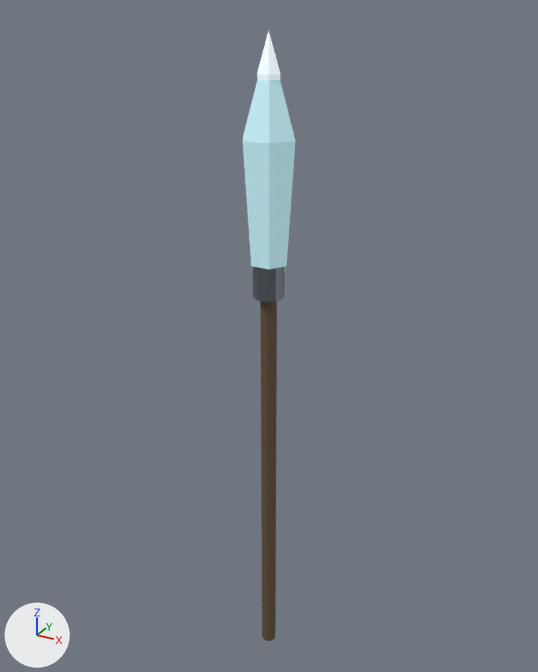
The glTF model assets/models/glb/crystal-weapon-spear.glb as it was, and as the next commit left it.
One viewpoint serves both versions: a 50 mm lens placed at (1.29, -2.34, 1.6), pointed at (-0.04, 0.07, 0.39). Arrows for +X, +Y and +Z are at lower left; the lights stay in place. The picture after the commit comes second.

Objects in the first picture: 'shaft', 'socket', 'spear-tip', 'spearhead'.
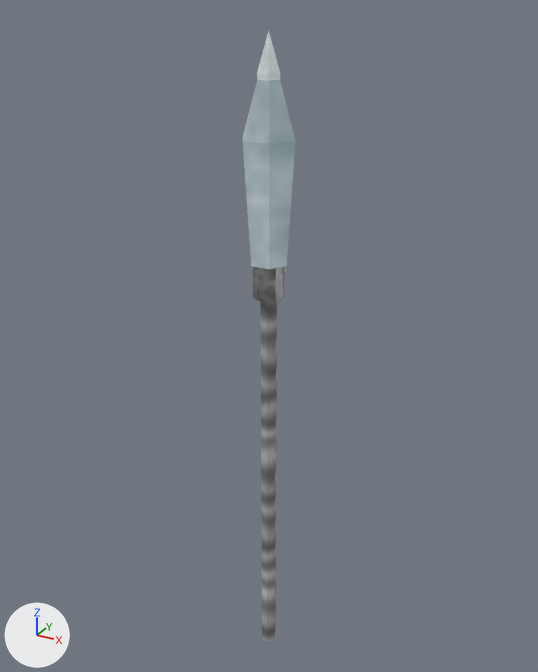
Changed parts and their boxes (x1, y1, x2, y2) in the pictures (538 x 672 px):
'spearhead', recoloured (cyan to grey): (243, 79, 295, 270) in both
'shaft', recoloured (brown to grey): (260, 301, 277, 641) in both
'spear-tip', recoloured (white to grey): (257, 31, 280, 80) in both

Diff of the bpy script that builds the scene:
```diff
--- a/assets/models/glb/crystal-weapon-spear.glb.py
+++ b/assets/models/glb/crystal-weapon-spear.glb.py
@@ img_b468ec73c82ed9a3 @@
+img_b468ec73c82ed9a3 = load_image('b468ec73c82ed9a3', '_unpacked/b468ec73c82ed9a3', 256, 256, 'sRGB')
@@ img_9ae8923ca45fb853 @@
+img_9ae8923ca45fb853 = load_image('9ae8923ca45fb853', '_unpacked/9ae8923ca45fb853', 256, 256, 'sRGB')
@@ mat_magenheim_crystal_weapon_crystal_weapon_spear_crystal_bright_stone @@
+mat_magenheim_crystal_weapon_crystal_weapon_spear_crystal_bright_stone = principled_material('magenheim.crystal-weapon.crystal-weapon-spear.crystal-bright.stone')
+mat_magenheim_crystal_weapon_crystal_weapon_spear_crystal_bright_stone.texture = img_b468ec73c82ed9a3
+mat_magenheim_crystal_weapon_crystal_weapon_spear_crystal_bright_stone.metallic = 0.02
+mat_magenheim_crystal_weapon_crystal_weapon_spear_crystal_bright_stone.roughness = 0.22
+mat_magenheim_crystal_weapon_crystal_weapon_spear_crystal_bright_stone.emission_color = (0.273, 0.315, 0.325)  # grey #8f989a
+mat_magenheim_crystal_weapon_crystal_weapon_spear_crystal_bright_stone.emission_strength = 1.0
@@ mat_magenheim_crystal_weapon_crystal_weapon_spear_crystal_stone @@
+mat_magenheim_crystal_weapon_crystal_weapon_spear_crystal_stone = principled_material('magenheim.crystal-weapon.crystal-weapon-spear.crystal.stone')
+mat_magenheim_crystal_weapon_crystal_weapon_spear_crystal_stone.texture = img_b468ec73c82ed9a3
+mat_magenheim_crystal_weapon_crystal_weapon_spear_crystal_stone.metallic = 0.03
+mat_magenheim_crystal_weapon_crystal_weapon_spear_crystal_stone.roughness = 0.22
+mat_magenheim_crystal_weapon_crystal_weapon_spear_crystal_stone.emission_color = (0.107, 0.168, 0.183)  # greyish cyan #5c7277
+mat_magenheim_crystal_weapon_crystal_weapon_spear_crystal_stone.emission_strength = 1.0
@@ mat_magenheim_crystal_weapon_crystal_weapon_spear_grip_timber @@
+mat_magenheim_crystal_weapon_crystal_weapon_spear_grip_timber = principled_material('magenheim.crystal-weapon.crystal-weapon-spear.grip.timber')
+mat_magenheim_crystal_weapon_crystal_weapon_spear_grip_timber.texture = img_9ae8923ca45fb853
+mat_magenheim_crystal_weapon_crystal_weapon_spear_grip_timber.roughness = 0.78
@@ me_shaft @@
 me_shaft.from_pydata(...)  # 22 vertices, 40 faces; spans x -0.03..0.03, y -0.03..0.03, z -0.93..0.93
-me_shaft.materials.append(mat_magenheim_crystal_weapon_crystal_weapon_spear_grip)  # brown #65503c
+me_shaft.materials.append(mat_magenheim_crystal_weapon_crystal_weapon_spear_grip_timber)  # picture img_9ae8923ca45fb853
@@ me_spearhead @@
 me_spearhead.from_pydata(...)  # 14 vertices, 24 faces; spans x -0.105..0.105, y -0.091..0.091, z -0.413..0.413
-me_spearhead.materials.append(mat_magenheim_crystal_weapon_crystal_weapon_spear_crystal)  # cyan #c4eff8, glowing greyish cyan #5c7277
+me_spearhead.materials.append(mat_magenheim_crystal_weapon_crystal_weapon_spear_crystal_stone)  # picture img_b468ec73c82ed9a3, glowing greyish cyan #5c7277
@@ me_spear_tip @@
 me_spear_tip.from_pydata(...)  # 14 vertices, 24 faces; spans x -0.045..0.045, y -0.039..0.039, z -0.165..0.165
-me_spear_tip.materials.append(mat_magenheim_crystal_weapon_crystal_weapon_spear_crystal_bright)  # white #ecfcff, glowing grey #8f989a
+me_spear_tip.materials.append(mat_magenheim_crystal_weapon_crystal_weapon_spear_crystal_bright_stone)  # picture img_b468ec73c82ed9a3, glowing grey #8f989a
```
